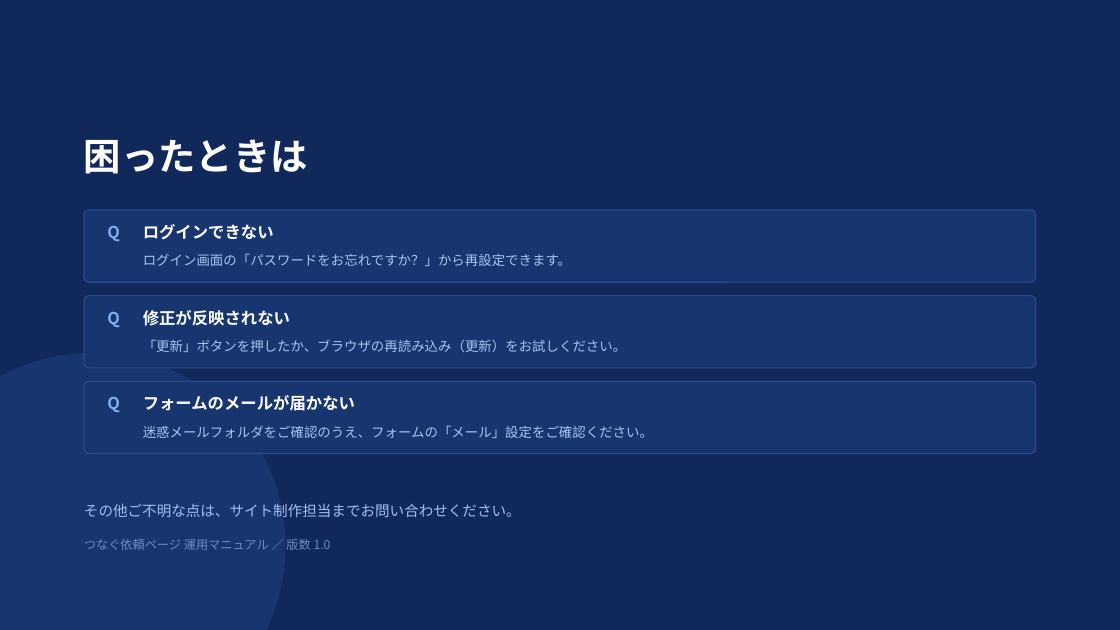
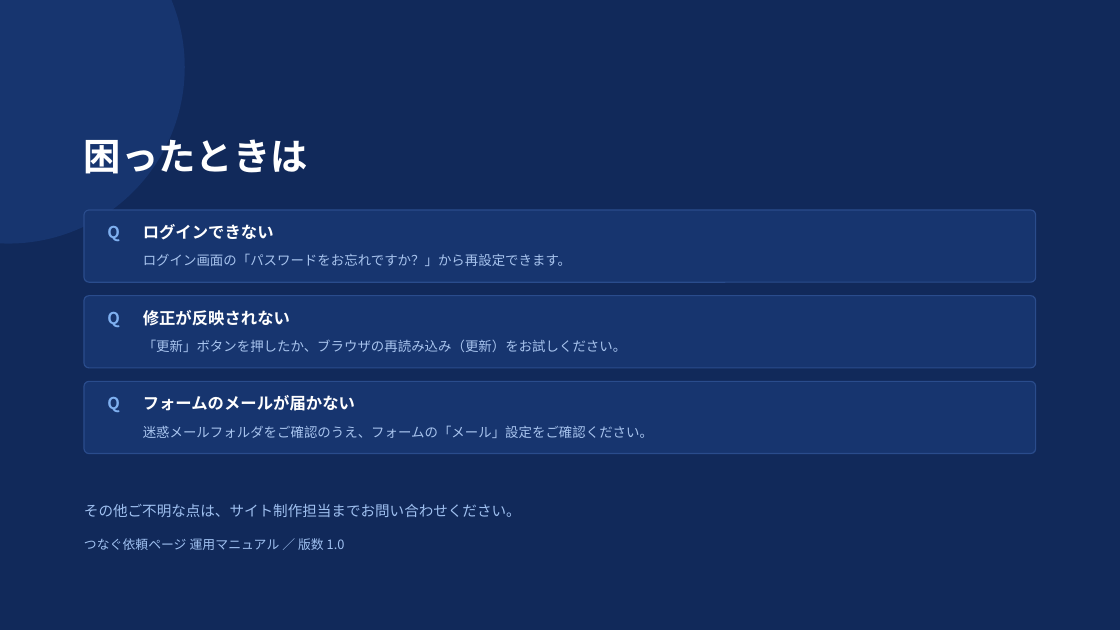
Before and after one commit to tagukichi/tsunagu, a slide deck: slide 22 of docs/manual/つなぐ依頼ページ_運用マニュアル.pptx. Drawn at 1120x630 pixels with LibreOffice and Linux fonts; fonts in the diff are those of the drawing. Boxes give left, top, right and bottom in pixels: in the first picture for what was removed or moved away, otherwise in the second. Text is boxed around its words. In the diff, an @@ line names an element or a change of style, - is before the commit and + after.

```diff
--- a/docs/manual/つなぐ依頼ページ_運用マニュアル.pptx
+++ b/docs/manual/つなぐ依頼ページ_運用マニュアル.pptx
@@ ellipse: place and size @@
-ellipse at [0, 353, 286, 630]
+ellipse at [0, 0, 185, 244]
@@ text "つなぐ依頼ページ 運用マニュアル ／ 版数 1.0" at [84, 538, 345, 550]: size 10.5 to 11 pt, text colour #6D8CBF to #9FC0F0 @@
```
Also in this commit, not shown: 6 other slides changed, 1 other file.
